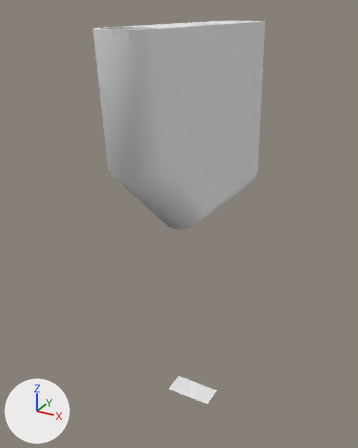
Renders of the OBJ model partyDarling/source/PartyDarling/assets/meshes/furniture/bathroom_sink_base_2.obj from each side of a commit.
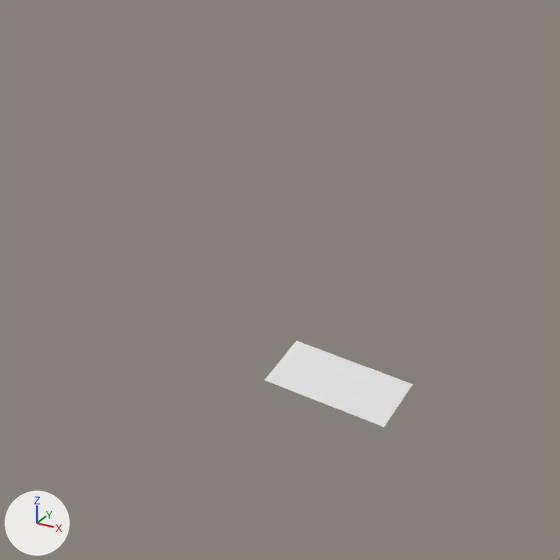
Each version appears first whole from a camera (50 mm lens) standing at (4.04, -10.13, 8.09) and looking at (-0.25, -2.33, 4.19), and next in a close-up on the part from 23% to 74% of the width and 59% to 100% of the height. Arrows for +X, +Y and +Z are at lower left; the lights stay in place. Where no turn or scale is listed for an object, it has been applied to the vertices.

The first close-up shows 'bathroom_sink_base_2'.
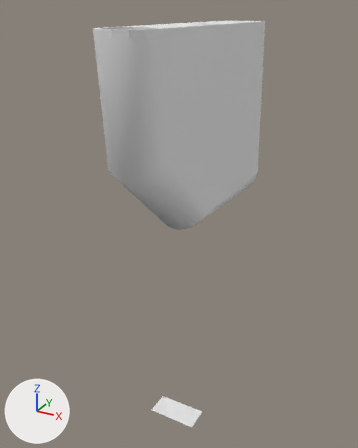
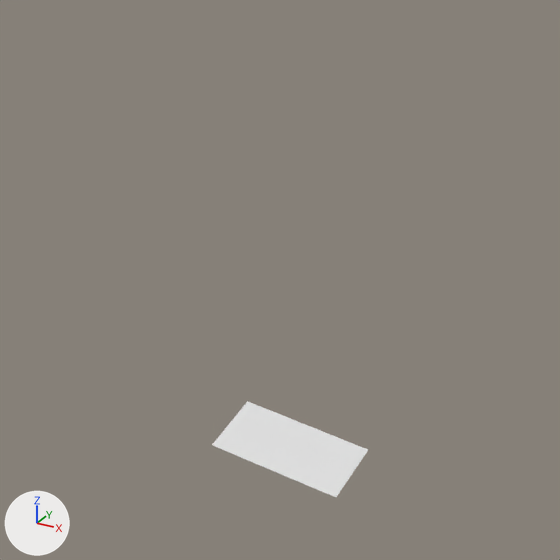
The newer file is also turned or shifted as a whole; pictures and numbers use the older file's frame.

Changed parts and their boxes (x1, y1, x2, y2) in the close-ups (560 x 560 px):
```json
{"object": "bathroom_sink_base_2", "change": "reshaped", "before": [265, 341, 413, 427], "after": [212, 401, 368, 497], "on screen": "11% taller"}
```

Scene script edits in JSON lines:
```json
{"block": "me_bathroom_sink_base_2", "where": "me_bathroom_sink_base_2.from_pydata(...)  # 103 vertices, 98 faces; spans x -0.5..0.5, y -4.66..0.0, z 0.0..7.82"}
{"block": "me_bathroom_sink_base_2", "where": "# used by ob_bathroom_sink_base_2; location = (0.0, 0.0, 0.0)"}
{"block": "me_bathroom_sink_base_2", "change": "me_bathroom_sink_base_2 part 1: the loose piece of 4 vertices spanning x -0.5..0.5, y -2.38..-1.88, z 0.0 is moved by (0.0, -0.75, 0.0)"}
```
